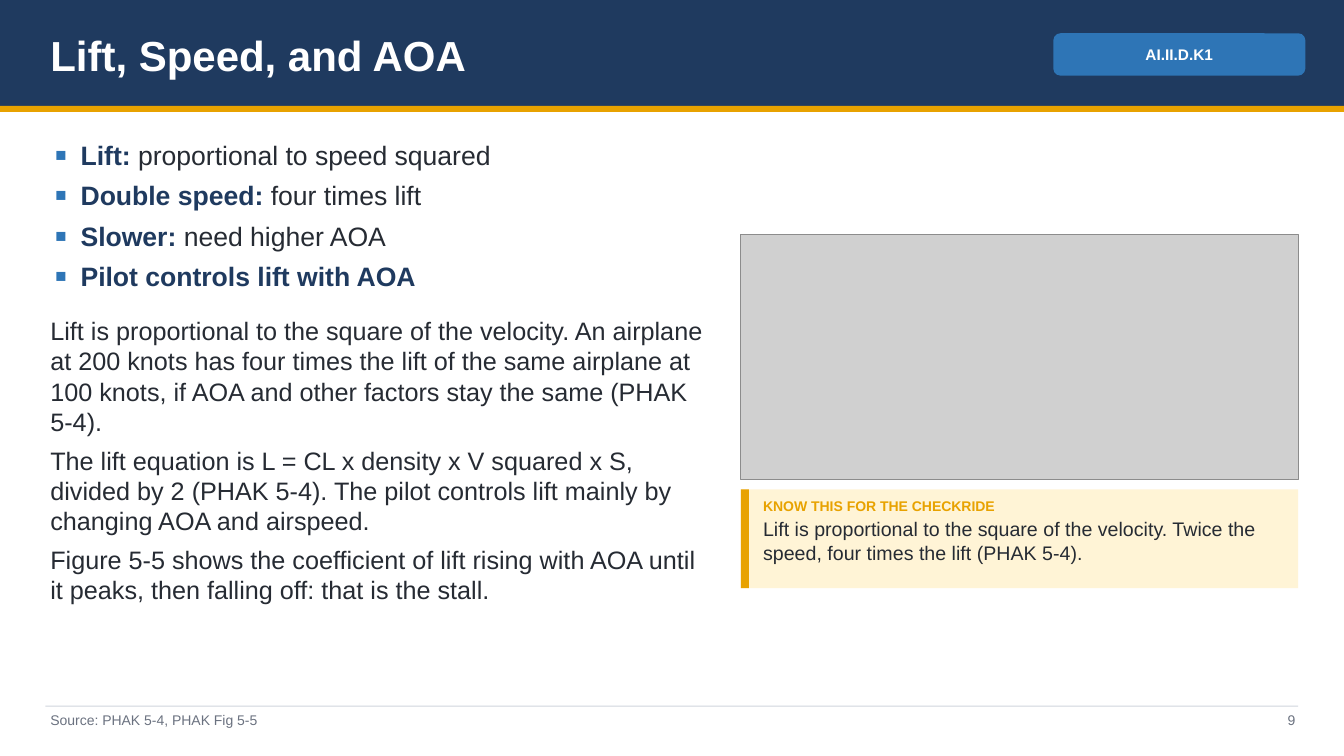
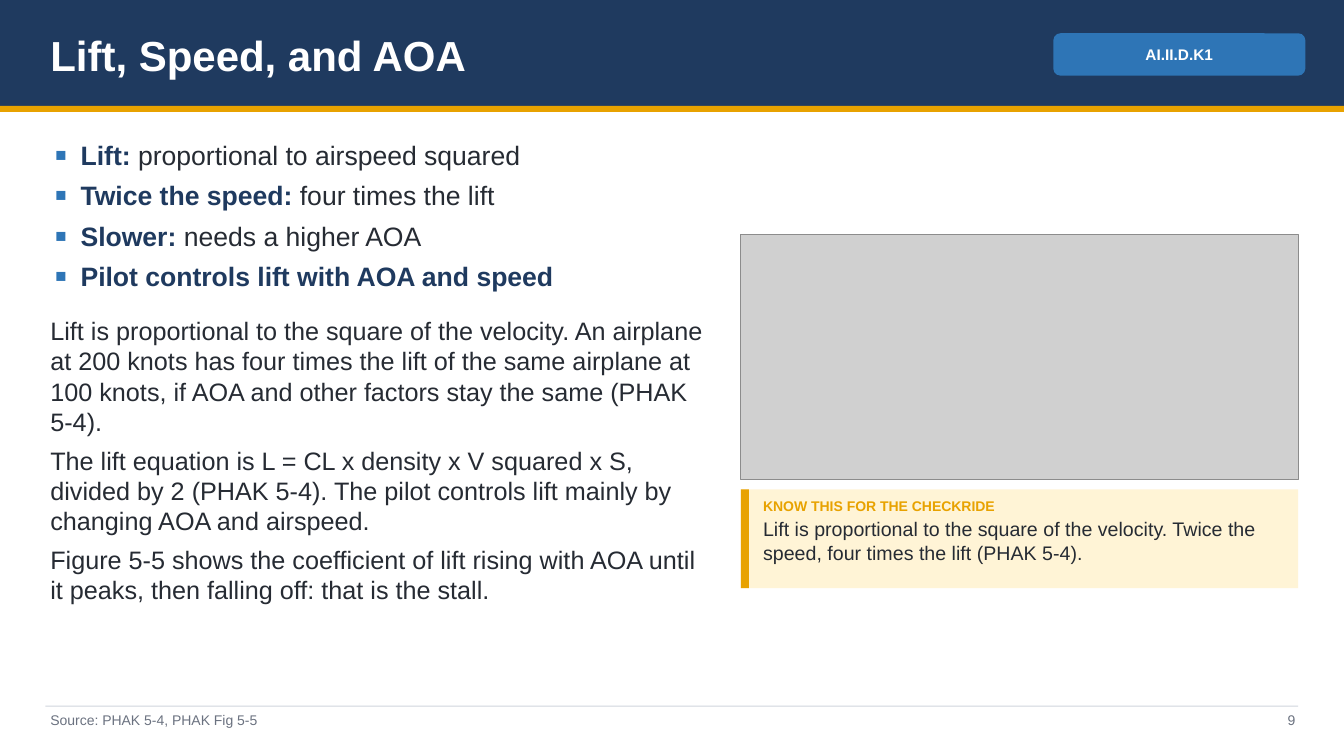
Before and after one commit to greenleeezekial1-glitch/Claude, a slide deck: slide 9 of Area II - Technical Subject Areas/II.D Principles of Flight - Slides.pptx. Drawn at 1344x756 pixels with LibreOffice and Linux fonts; fonts in the diff are those of the drawing; grey boxes stand for pictures. Boxes give left, top, right and bottom in pixels: in the first picture for what was removed or moved away, otherwise in the second. Text is boxed around its words. In the diff, an @@ line names an element or a change of style, - is before the commit and + after.

```diff
--- a/Area II - Technical Subject Areas/II.D Principles of Flight - Slides.pptx
+++ b/Area II - Technical Subject Areas/II.D Principles of Flight - Slides.pptx
@@ text at [81, 145, 554, 292]: text changed @@
-■ Lift: proportional to speed squared
-■ Double speed: four times lift
-■ Slower: need higher AOA
-■ Pilot controls lift with AOA
+■ Lift: proportional to airspeed squared
+■ Twice the speed: four times the lift
+■ Slower: needs a higher AOA
+■ Pilot controls lift with AOA and speed
```
Also in this commit, not shown: 31 other slides changed, 6 other files.
